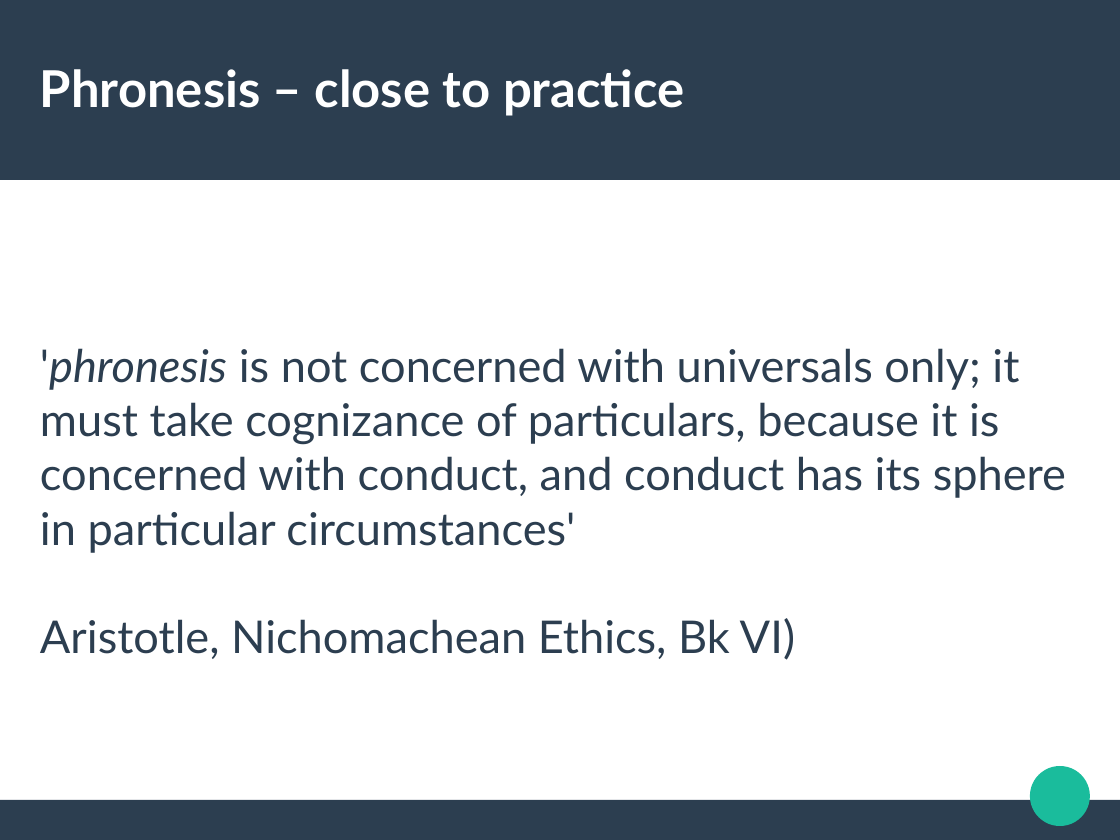
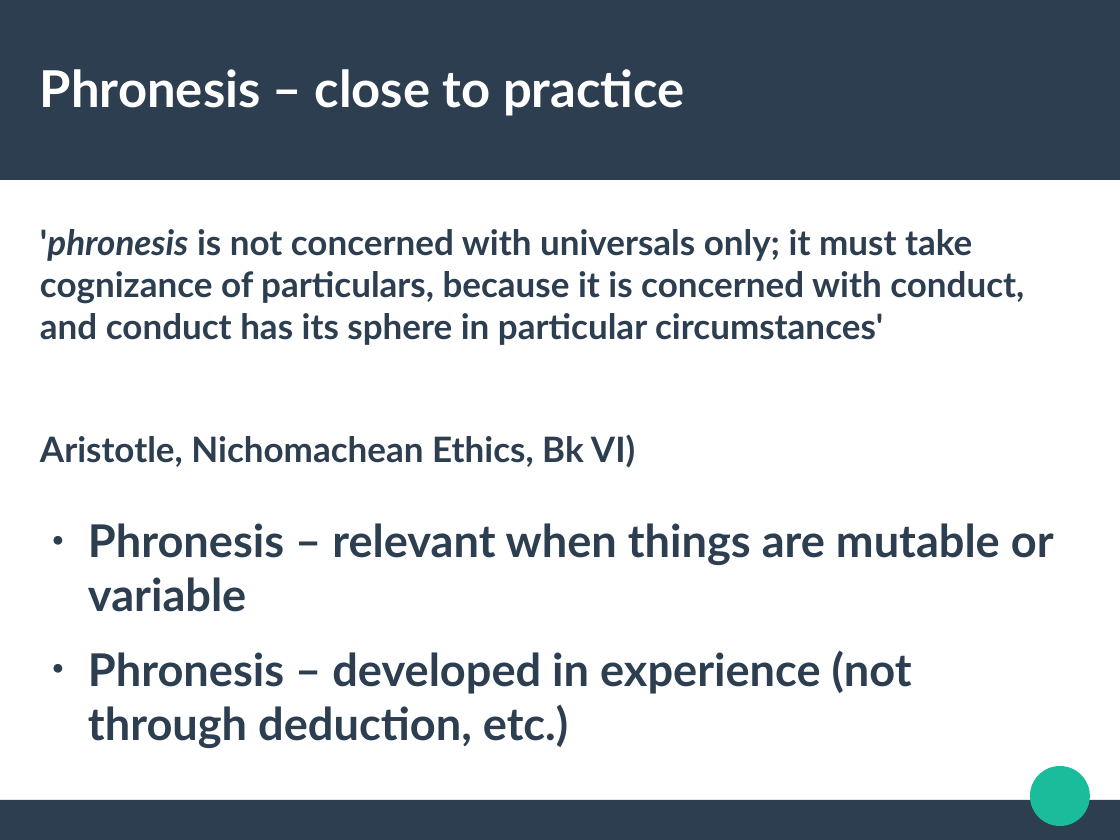
Before and after one commit to rian39/digital_ethics, a slide deck: slide 9 of digital_ethics_slides.odp. Drawn at 1120x840 pixels with LibreOffice and Linux fonts; fonts in the diff are those of the drawing. Boxes give left, top, right and bottom in pixels: in the first picture for what was removed or moved away, otherwise in the second. Text is boxed around its words. In the diff, an @@ line names an element or a change of style, - is before the commit and + after.

```diff
--- a/digital_ethics_slides.odp
+++ b/digital_ethics_slides.odp
@@ text "'phronesis is not concerned with ..." at [40,229,1024,468]: size 32 to 24.8 pt, bold on; more space between paragraphs; vertical alignment middle to top @@
@@ text added at [88,523,1054,748], 32 pt, text #2C3E50, bold @@
+● Phronesis – relevant when things are mutable or variable
+● Phronesis – developed in experience (not through deduction, etc.)
```
Also in this commit, not shown: 12 other slides changed, 3 slides removed, 2 other files.
